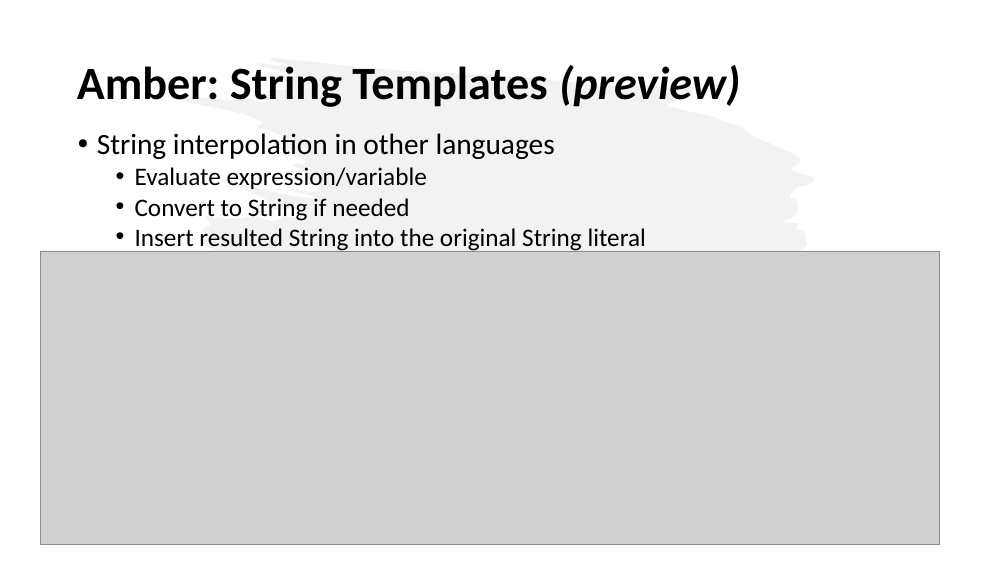
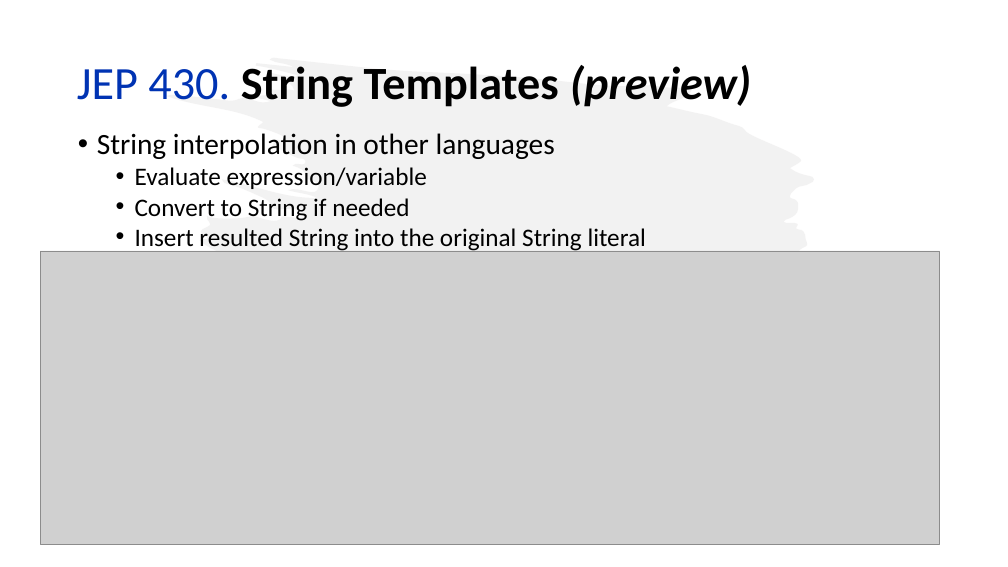
Before and after one commit to iuliana/jdk21-parent-project, a slide deck: slide 9 of Java21-Presentation.pptx (slide 8 before the commit). Drawn at 1008x567 pixels with LibreOffice and Linux fonts; fonts in the diff are those of the drawing; grey boxes stand for pictures. Boxes give left, top, right and bottom in pixels: in the first picture for what was removed or moved away, otherwise in the second. Text is boxed around its words. In the diff, an @@ line names an element or a change of style, - is before the commit and + after.

```diff
--- a/Java21-Presentation.pptx
+++ b/Java21-Presentation.pptx
@@ title at <box>77,65,751,107</box>: text changed @@
-Amber: String Templates (preview)
+JEP 430. String Templates (preview)
```
Also in this commit, not shown: 10 other slides changed, 7 slides added, 17 other files.
